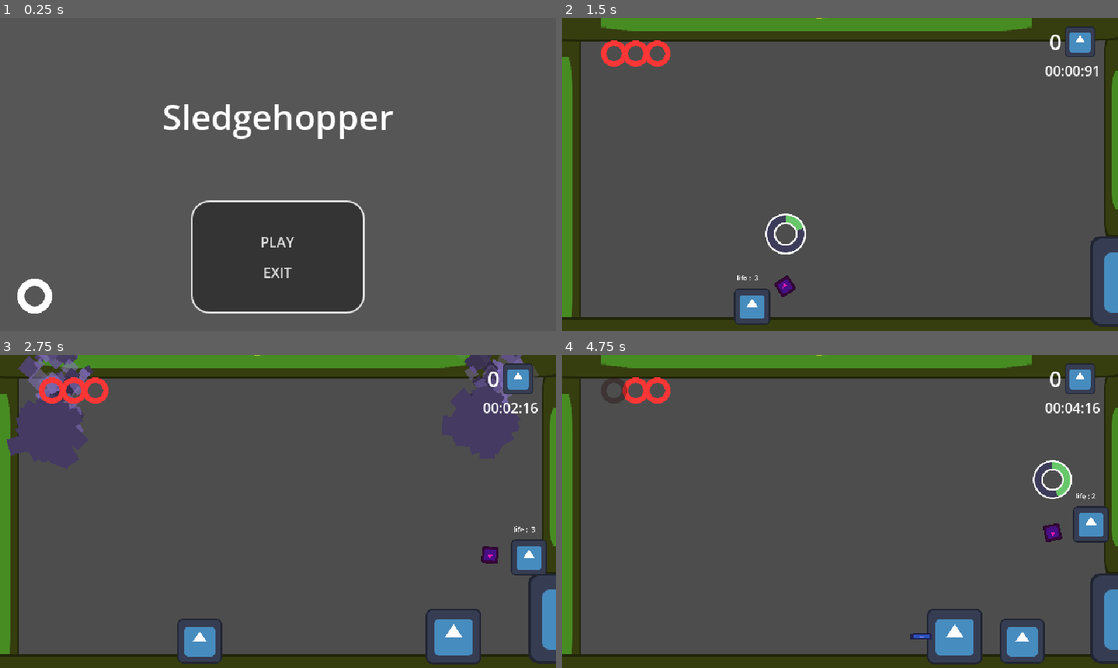
Above: before the commit, frames 1-4 (two rows, left to right).
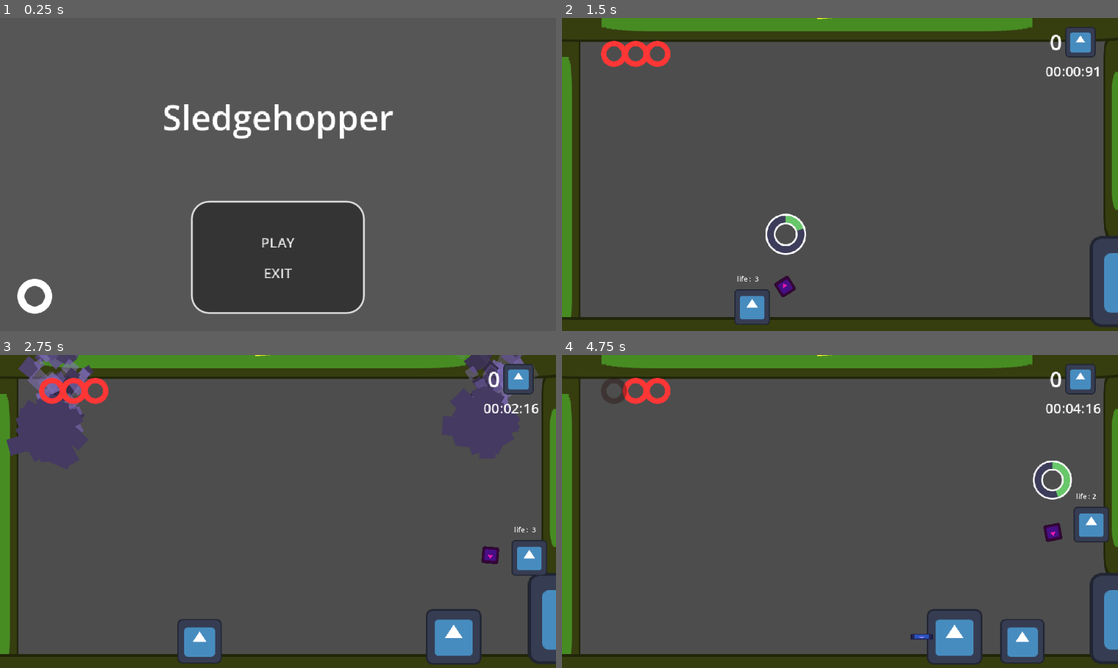
Above: after the commit, the same moments.

Repository: Juawo/hammer-game
Game: Godot game, scene res://scenes/Ui/main_menu.tscn
Same seed, same stepped clock (60 frames per second), same inputs: the game is played once before the commit and once after it. The engine's default icon, where the game draws it, is replaced by a stand-in: a white triangle on a blue panel in a dark square.
Inputs (mouse positions are in pixels of both pictures, inside the frame that each line leads up to):
- Up to frame 1 (0.25 s): no input
- Up to frame 2 (1.5 s): click "PLAY" at 0.5 s; move the mouse to (962, 158) at 1.27 s; press the mouse at (962, 158) at 1.28 s; hold D (right) from 1.28 s (still down)
- Up to frame 3 (2.75 s): keep holding D (right); tap W (jump) at 1.52, 2.27 s; move the mouse to (166, 527) at 2.02 s; release the mouse at (166, 527) at 2.03 s; click (166, 527) at 2.1 s
- Up to frame 4 (4.75 s): move the mouse to (895, 442) at 2.77 s; release D (right) at 2.78 s; press the mouse at (895, 442) at 2.78 s; hold A (left) 2.78-3.53 s; move the mouse to (812, 574) at 3.52 s; release the mouse at (812, 574) at 3.53 s; hold D (right) from 3.53 s (still down); click (812, 574) at 3.6 s; tap W (jump) at 3.77, 4.52 s; move the mouse to (1006, 558) at 4.27 s; press the mouse at (1006, 558) at 4.28 s

The runs differ from the first frame. In frame 1, 1.2% of the frame differs, in the area x 3-71%, y 27-95%; in frame 2, 1.1%; in frame 3, 1.2%, in the area x 1-100%, y 0-99%; in frame 4, 1.2%.

Commit message:
Add transition manager with shader animation for scene transitions

Diff:
--- a/project.godot
+++ b/project.godot
@@ -20,6 +20,7 @@
 GameManager="*uid://ctmjdp5nxfect"
 Events="*uid://c6c7aug2b2u77"
 PauseMenu="*uid://2jawntsy4yes"
+TransitionManager="*uid://hifxn5sdl4et"
 
 [display]
 
@@ -27,7 +28,7 @@
 window/size/viewport_height=360
 window/size/window_width_override=1280
 window/size/window_height_override=720
-window/stretch/mode="viewport"
+window/stretch/mode="canvas_items"
 
 [editor_plugins]
 
--- /dev/null
+++ b/scenes/Ui/transition_manager.gdshader
@@ -0,0 +1,18 @@
+shader_type canvas_item;
+
+// Ranges from 0 to 1 over the course of the transition.
+// We use this to actually animate the shader.
+uniform float progress : hint_range(0, 1);
+
+// Size of each diamond, in pixels.
+uniform float diamondPixelSize = 10.0;
+
+void fragment() {
+	float xFraction = fract(FRAGCOORD.x / diamondPixelSize);
+	float yFraction = fract(FRAGCOORD.y / diamondPixelSize);
+	float xDistance = abs(xFraction - 0.5);
+	float yDistance = abs(yFraction - 0.5);
+	if (xDistance + yDistance + UV.x + UV.y > progress * 4.0) {
+		discard;
+	}
+}
--- /dev/null
+++ b/scenes/Ui/transition_manager.tscn
@@ -0,0 +1,24 @@
+[gd_scene format=3 uid="uid://hifxn5sdl4et"]
+
+[ext_resource type="Script" uid="uid://did6a38wmoqxq" path="res://scripts/Ui/transition_manager.gd" id="1_1ah83"]
+[ext_resource type="Shader" uid="uid://c8b0sfardsey5" path="res://scenes/Ui/transition_manager.gdshader" id="2_tmk10"]
+
+[sub_resource type="ShaderMaterial" id="ShaderMaterial_04dxk"]
+shader = ExtResource("2_tmk10")
+shader_parameter/progress = 0.358000017005
+shader_parameter/diamondPixelSize = 60.0
+
+[node name="TransitionManager" type="CanvasLayer" unique_id=531333814]
+layer = 100
+script = ExtResource("1_1ah83")
+
+[node name="ColorRect" type="ColorRect" parent="." unique_id=441203203]
+texture_filter = 1
+material = SubResource("ShaderMaterial_04dxk")
+anchors_preset = 15
+anchor_right = 1.0
+anchor_bottom = 1.0
+grow_horizontal = 2
+grow_vertical = 2
+mouse_filter = 2
+color = Color(0, 0, 0, 1)
--- /dev/null
+++ b/scripts/Ui/transition_manager.gd
@@ -0,0 +1,24 @@
+extends CanvasLayer
+
+@onready var color_rect: ColorRect = $ColorRect
+
+func _ready() -> void:
+	# Garante que a tela comece transparente
+	color_rect.material.set_shader_parameter("progress", 0.0)
+	color_rect.hide()
+
+func transition_to_file(path: String) -> void:
+	color_rect.show()
+	var tween = create_tween().set_trans(Tween.TRANS_CUBIC).set_ease(Tween.EASE_IN_OUT)
+
+	# Anima o shader de 0 a 1 (fechando a tela)
+	tween.tween_property(color_rect.material, "shader_parameter/progress", 1.0, 0.5)
+	await tween.finished
+
+	get_tree().change_scene_to_file(path)
+
+	# Anima o shader de 1 a 0 (abrindo a tela na cena nova)
+	var tween_out = create_tween().set_trans(Tween.TRANS_CUBIC).set_ease(Tween.EASE_IN_OUT)
+	tween_out.tween_property(color_rect.material, "shader_parameter/progress", 0.0, 0.5)
+	await tween_out.finished
+	color_rect.hide()
Not shown, added: scenes/Ui/transition_manager.gdshader.uid
Not shown, added: scripts/Ui/transition_manager.gd.uid
